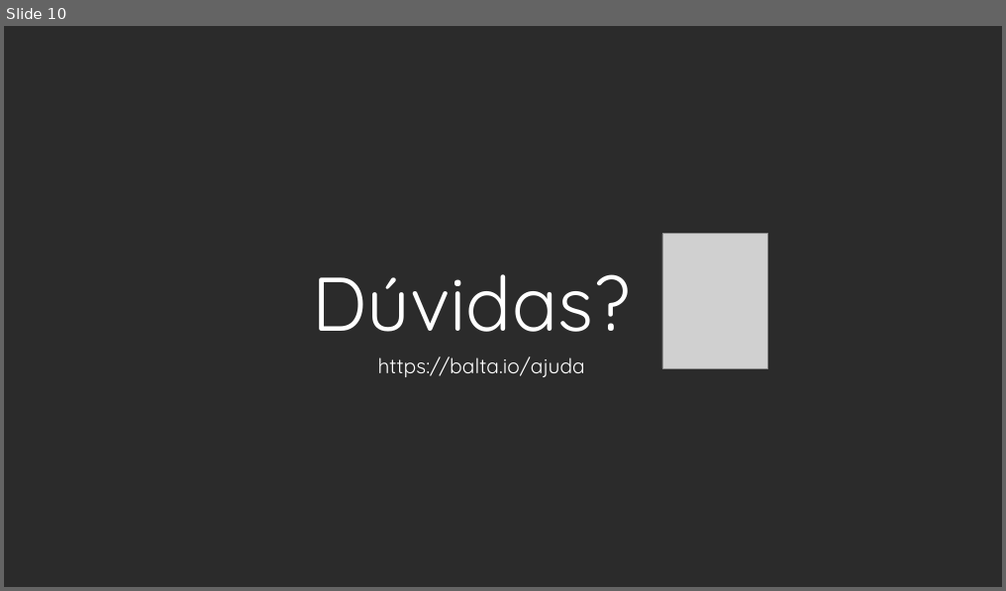
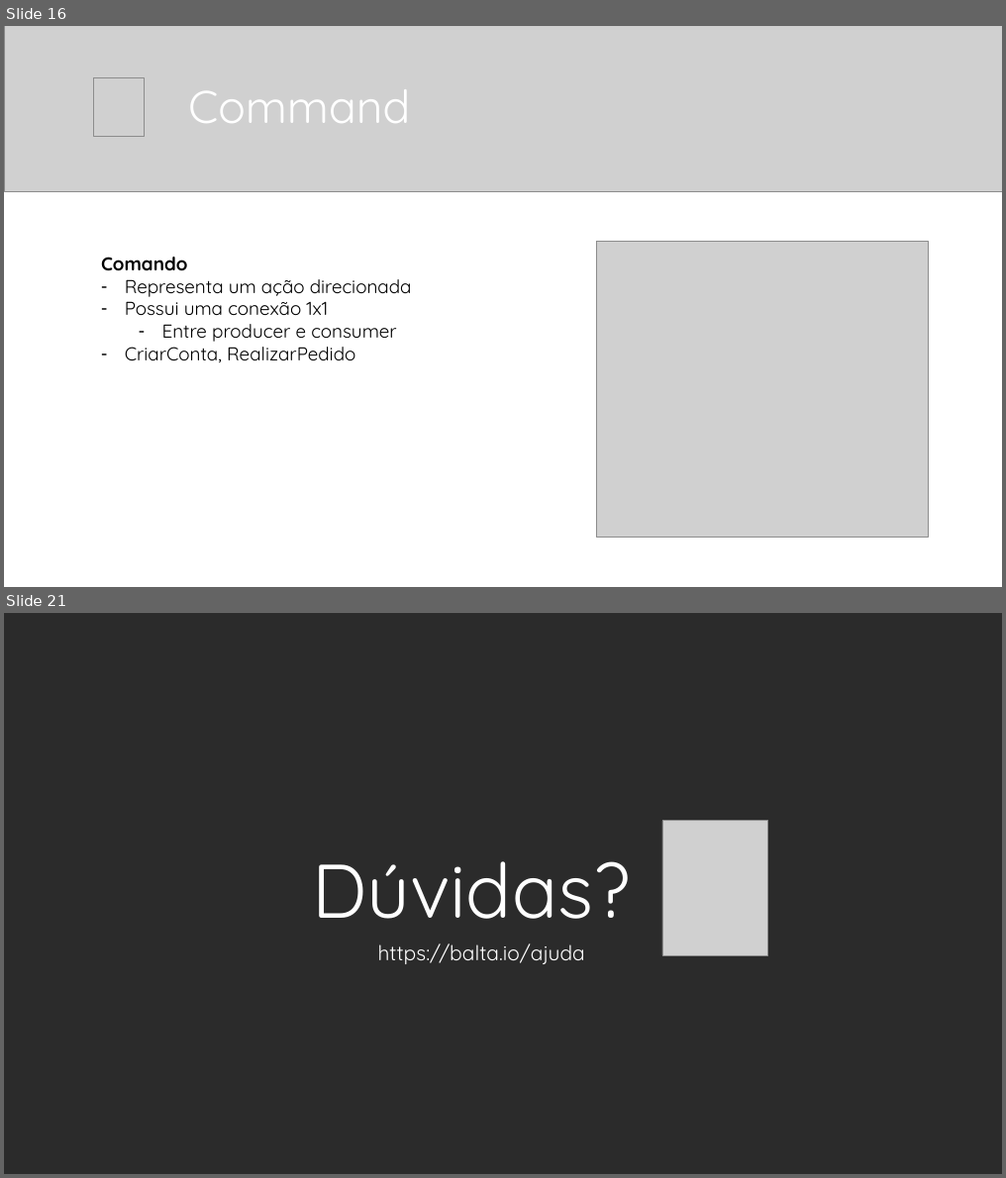
Before and after one commit to balta-io/2810, a slide deck: 2021-08-25_event-driven-architecture.pptx. Shown one above the other, each under a label of ours: slide 10 before the commit, slides 16 and 21 after it; the slides between them are not shown. The pictures are 1006x591 and 1006x1178 pixels, drawn with LibreOffice and Linux fonts; fonts in the diff are those of the drawing; grey boxes stand for pictures; background and template pictures are left out; a plain dark background stands for a picture behind light text. Boxes give left, top, right and bottom in pixels: in the first picture for what was removed or moved away, otherwise in the second. Text is boxed around its words. In the diff, an @@ line names an element or a change of style, - is before the commit and + after.

```diff
--- a/2021-08-25_event-driven-architecture.pptx
+++ b/2021-08-25_event-driven-architecture.pptx
@@ slide 16 added at <box>4,26,1002,587</box>, background #FFFFFF @@
@@ picture added at <box>4,26,1002,191</box> @@
@@ picture added at <box>94,78,144,136</box> @@
@@ title added at <box>188,89,410,123</box>, 44 pt, text #FFFFFF @@
+Command
@@ text added at <box>101,257,412,364</box>, 18 pt, text #000000 @@
+Comando
+– Representa um ação direcionada
+– Possui uma conexão 1x1
+  – Entre producer e consumer
+– CriarConta, RealizarPedido
@@ picture added at <box>596,242,928,537</box> @@
@@ what was slide 10 is now slide 21 @@
```
Also in this commit, not shown: 10 other slides added.
